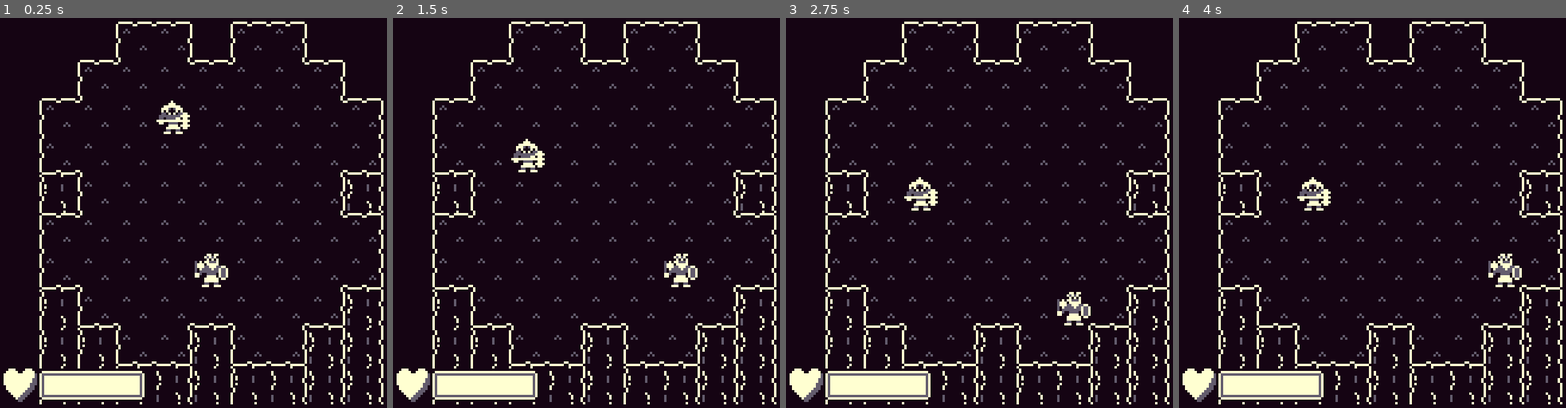
Above: before the commit, frames 1-4 (left to right).
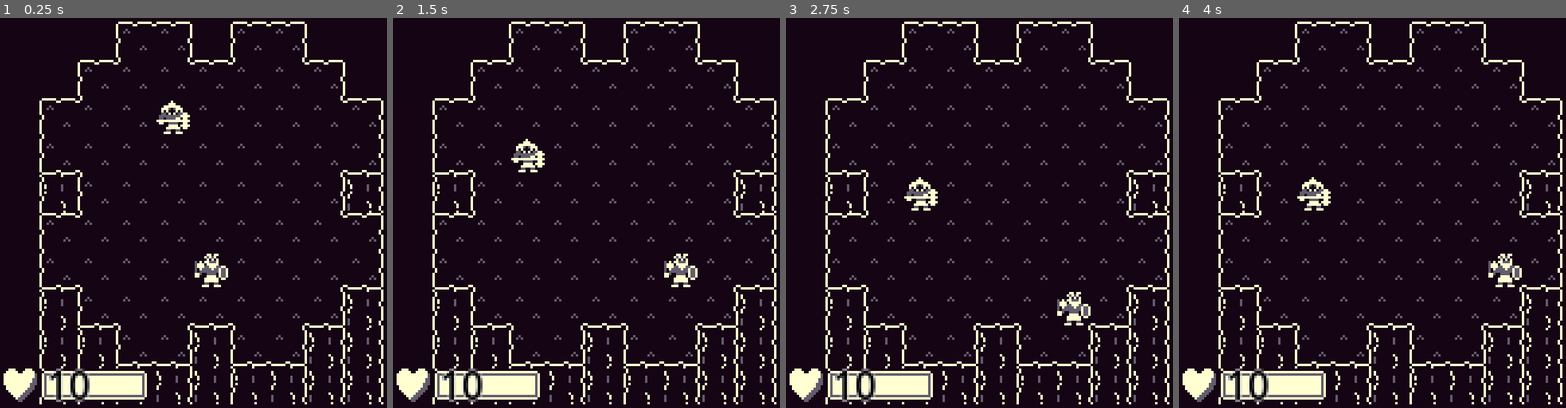
Above: after the commit, the same moments.

Repository: AaronWizard/BarbarianFight
Game: Godot game, scene res://src/main.tscn
Two runs of this game, one before a commit and one after it. Both use one fixed random seed, a clock stepped at 60 frames per second and the inputs below.
Inputs:
- Up to frame 1 (0.25 s): no input
- Up to frame 2 (1.5 s): tap Enter at 0.5 s; hold D (step_east) 0.53-1.28 s; tap Space (wait) at 0.6, 1.25, 1.35 s; hold S (step_south) from 1.28 s (still down)
- Up to frame 3 (2.75 s): tap Enter at 2 s; release S (step_south) at 2.03 s; hold D (step_east) from 2.03 s (still down); tap Space (wait) at 2.1 s
- Up to frame 4 (4 s): tap Space (wait) at 2.75, 2.85, 3.6 s; release D (step_east) at 2.78 s; hold W (step_north) 2.78-3.53 s; tap Enter at 3.5 s; hold A (step_west) from 3.53 s (still down)

The runs differ from the first frame. In frame 1, 0.7% of the frame differs, in the area x 10-38%, y 89-99%; in frame 2, 0.7%; in frame 3, 0.7%; in frame 4, 0.7%.

Commit message:
Stamina and player stamina bar

Diff:
--- a/src/core/actor/control/turnaction/bump_action.gd
+++ b/src/core/actor/control/turnaction/bump_action.gd
@@ -29,8 +29,14 @@
 	if BumpAction._bump_will_be_move(_target_actor, _target_cell):
 		_target_actor.move_step(_target_cell)
 	elif BumpAction._bump_will_be_attack(_target_actor, _target_cell):
-		await _target_actor.sprite.attack(
-				_target_cell - _target_actor.origin_cell)
+		var hit_actor := _target_actor.map.actor_map.get_actor_on_cell(
+				_target_cell)
+
+		_target_actor.sprite.attack(_target_cell - _target_actor.origin_cell)
+
+		await _target_actor.sprite.attack_anim_hit
+		hit_actor.stamina.current_stamina -= _target_actor.definition.attack
+		await _target_actor.sprite.animation_finished
 
 
 static func is_possible(target_actor: Actor, target_cell: Vector2i) -> bool:
--- a/src/core/actor/stats/stamina.gd
+++ b/src/core/actor/stats/stamina.gd
@@ -31,9 +31,7 @@
 var current_stamina: int:
 	set(value):
 		var old_current := current_stamina
-
-		current_stamina = maxi(current_stamina, max_stamina)
-
+		current_stamina = mini(value, max_stamina)
 		if current_stamina != old_current:
 			stamina_changed.emit(current_stamina - old_current)
 
--- a/src/core/game/game.gd
+++ b/src/core/game/game.gd
@@ -50,6 +50,7 @@
 	_player_camera.set_bounds(_current_map.pixel_rect)
 	_player_actor.sprite.remote_transform.remote_path \
 			= _player_camera.get_path()
+	_game_gui.set_player_actor(_player_actor)
 
 
 func _on_player_actor_turn_started() -> void:
--- a/src/core/ui/game_gui.gd
+++ b/src/core/ui/game_gui.gd
@@ -2,3 +2,23 @@
 extends CanvasLayer
 
 @onready var _player_stamina := $PlayerStamina as PlayerStamina
+
+
+func set_player_actor(actor: Actor) -> void:
+	_player_stamina.max_stamina = actor.stamina.max_stamina
+	_player_stamina.current_stamina = actor.stamina.current_stamina
+
+	@warning_ignore("return_value_discarded")
+	actor.stamina.stamina_changed.connect(
+			_on_player_actor_stamina_changed.bind(actor.stamina))
+	@warning_ignore("return_value_discarded")
+	actor.stamina.max_stamina_changed.connect(
+			_on_player_actor_max_stamina_changed.bind(actor.stamina))
+
+
+func _on_player_actor_stamina_changed(_delta: int, stamina: Stamina) -> void:
+	_player_stamina.current_stamina = stamina.current_stamina
+
+
+func _on_player_actor_max_stamina_changed(_old_max: int, stamina: Stamina) -> void:
+	_player_stamina.max_stamina = stamina.max_stamina
--- a/src/core/ui/player_stamina.gd
+++ b/src/core/ui/player_stamina.gd
@@ -1,4 +1,17 @@
 class_name PlayerStamina
-extends HBoxContainer
+extends Control
 
-@onready var _stamina_bar := $StaminaBar as Range
+
+var max_stamina: int:
+	set(value):
+		_stamina_bar.max_value = value
+
+
+var current_stamina: int:
+	set(value):
+		_stamina_bar.value = value
+		_stamina_text.text = str(value)
+
+
+@onready var _stamina_bar := $HBoxContainer/StaminaBar as Range
+@onready var _stamina_text := $StaminaText as Label
--- a/src/core/ui/player_stamina.tscn
+++ b/src/core/ui/player_stamina.tscn
@@ -5,20 +5,38 @@
 [ext_resource type="Texture2D" uid="uid://bgbtfub7nlvww" path="res://assets/graphics/ui/player_stamina_border.png" id="2_c1s6o"]
 [ext_resource type="Texture2D" uid="uid://d3nc7xs8jspkn" path="res://assets/graphics/ui/player_stamina_bar.png" id="3_rk30c"]
 
-[node name="PlayerStamina" type="HBoxContainer"]
+[node name="PlayerStamina" type="Control"]
+layout_mode = 3
+anchors_preset = 0
 offset_right = 61.0
 offset_bottom = 16.0
-theme_override_constants/separation = -1
 script = ExtResource("1_tl155")
 
-[node name="Icon" type="TextureRect" parent="."]
+[node name="HBoxContainer" type="HBoxContainer" parent="."]
+layout_mode = 0
+offset_right = 62.0
+offset_bottom = 16.0
+theme_override_constants/separation = 0
+
+[node name="Icon" type="TextureRect" parent="HBoxContainer"]
 layout_mode = 2
 texture = ExtResource("1_h7loq")
 stretch_mode = 3
 
-[node name="StaminaBar" type="TextureProgressBar" parent="."]
+[node name="StaminaBar" type="TextureProgressBar" parent="HBoxContainer"]
 layout_mode = 2
 size_flags_vertical = 4
 value = 100.0
 texture_under = ExtResource("2_c1s6o")
 texture_progress = ExtResource("3_rk30c")
+
+[node name="StaminaText" type="Label" parent="."]
+layout_mode = 2
+offset_left = 19.0
+offset_top = -4.0
+offset_right = 29.0
+offset_bottom = 19.0
+theme_override_colors/font_color = Color(0, 0, 0, 1)
+theme_override_colors/font_outline_color = Color(1, 1, 1, 1)
+theme_override_constants/outline_size = 2
+text = "0"
